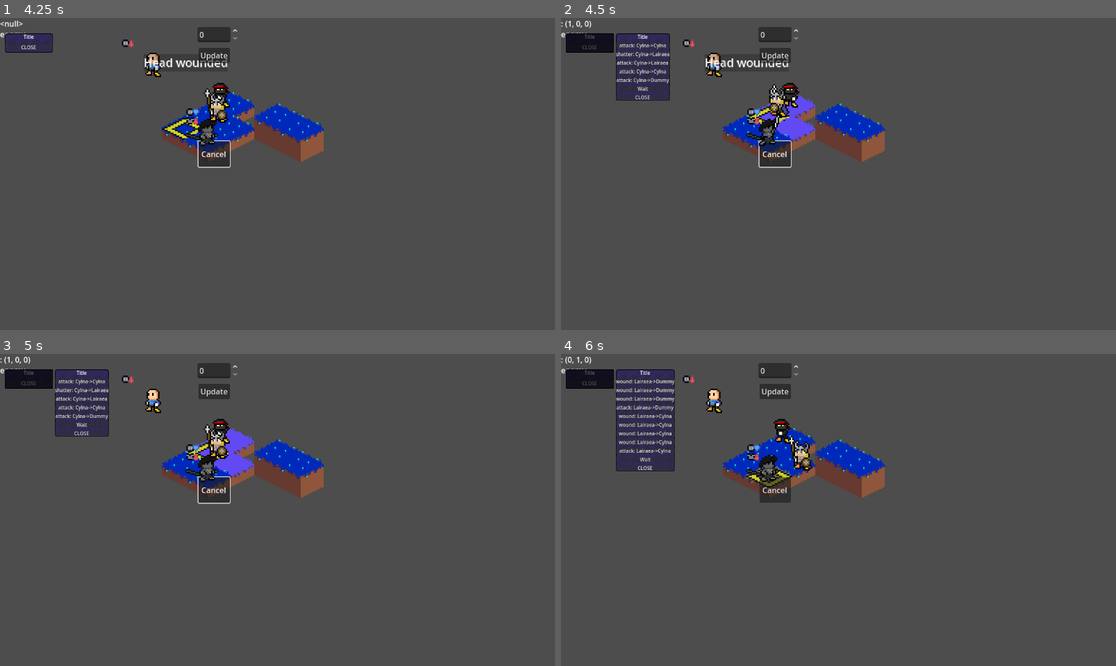
Above: before the commit, frames 1-4 (two rows, left to right).
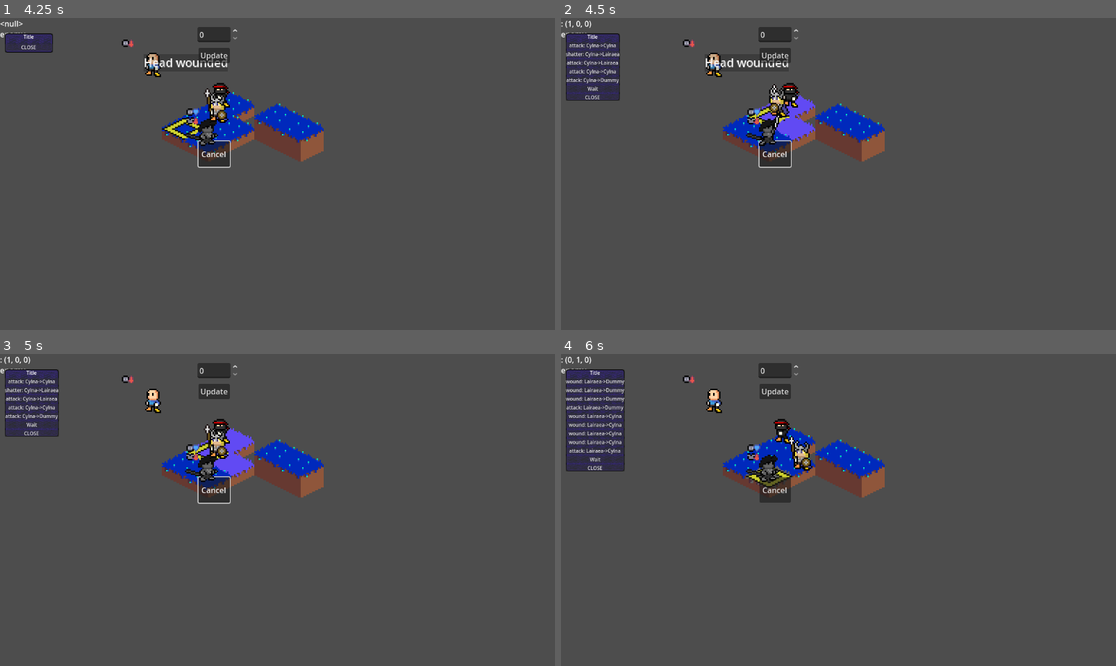
Above: after the commit, the same moments.

Repository: Puffe14/godot-breaker-srpg
Game: Godot game, scene res://main_menu.tscn
Two runs of this game, one before a commit and one after it. Both use one fixed random seed, a clock stepped at 60 frames per second and the inputs below. The project has no main scene, so this scene is started directly.
Inputs (mouse positions are in pixels of both pictures, inside the frame that each line leads up to):
- Up to frame 1 (4.25 s): click "Update" at 0.5 s; click "Update" at 1.25 s; click "Update" at 2 s; click "Cancel" at 2.75 s; move the mouse to (183, 127) at 3.52 s; click (183, 127) at 3.6 s
- Up to frame 2 (4.5 s): move the mouse to (771, 117) at 4.27 s; click (771, 117) at 4.35 s
- Up to frame 3 (5 s): no input
- Up to frame 4 (6 s): click "attack: Cylna->Cylna" at 5 s; tap Enter at 5.75 s; move the mouse to (771, 475) at 5.77 s; click (771, 475) at 5.85 s

Frame 1 is identical in both runs. In frame 2, 3.7% of the frame differs, in the area x 0-20%, y 4-27%; in frame 3, 3.7%; in frame 4, 5.7%, in the area x 0-21%, y 4-38%.

Commit message:
Fixed empty menu and root menu visible problem

Diff:
--- a/nodes/menus/button_menu.tscn
+++ b/nodes/menus/button_menu.tscn
@@ -1,7 +1,7 @@
 [gd_scene load_steps=5 format=3 uid="uid://crdd7l11uuw22"]
 
 [ext_resource type="Texture2D" uid="uid://dip55r228m6to" path="res://resources/images/ui/background-purple.png" id="1_lerbw"]
-[ext_resource type="Script" uid="uid://6ho420hkl0gv" path="res://nodes/menus/button_menu.gd" id="1_rc8qm"]
+[ext_resource type="Script" uid="uid://6ho420hkl0gv" path="res://scripts/ui/button_menu.gd" id="1_rc8qm"]
 
 [sub_resource type="StyleBoxFlat" id="StyleBoxFlat_rc8qm"]
 bg_color = Color(0.19076231, 0.19076234, 0.19076222, 0.4745098)
--- a/nodes/menus/button_option.tscn
+++ b/nodes/menus/button_option.tscn
@@ -1,6 +1,6 @@
 [gd_scene load_steps=2 format=3 uid="uid://u2mbf4a6qepx"]
 
-[ext_resource type="Script" uid="uid://jsqdwlq65u5c" path="res://nodes/menus/button_option.gd" id="1_gu2vx"]
+[ext_resource type="Script" uid="uid://jsqdwlq65u5c" path="res://scripts/ui/button_option.gd" id="1_gu2vx"]
 
 [node name="Button" type="Button"]
 text = "WAAAAAAA"
--- a/nodes/menus/button_menu.gd
+++ b/scripts/ui/button_menu.gd
@@ -8,6 +8,7 @@
 @export var user: Units = null
 var childed = false
 var game: Game = null
+var is_root: bool = true
 signal closed
 
 func _ready() -> void:
@@ -22,10 +23,11 @@
 	new_menu(button.pressed_option())
 
 func new_menu(options: Array) -> void:
-	if options.is_empty():
+	if options.is_empty() or options.all(func f(n): return n == null):
 		close_this_menu()
 	if !childed:
 		var new_button_menu = pre_button_menu.instantiate()
+		new_button_menu.is_root = false
 		new_button_menu.game = game
 		menu_h_container.add_child(new_button_menu)
 		new_button_menu.closed.connect(reopen_parent_menu)
@@ -35,6 +37,9 @@
 		for option in options:
 			var button_option = ButtonOption.new(game, option, user)
 			new_button_menu.button_list_container.add_child(button_option)
+		if is_root:
+			new_button_menu.closed.connect(close_this_menu)
+			$HMenuContainer/MarginContainer.visible = false
 		new_button_menu.connect_buttons()
 
 func close_this_menu():
--- a/scripts/ui/main_gui.gd
+++ b/scripts/ui/main_gui.gd
@@ -110,6 +110,7 @@
 		var menu = pre_button_menu.instantiate()
 		menu.game = game
 		menu.user = game.acting
+
 		menu.new_menu(game.availableActions(game.acting))
 		menu_node.add_child(menu)
 
Renamed: nodes/menus/button_menu.gd.uid -> scripts/ui/button_menu.gd.uid
Renamed: nodes/menus/button_option.gd -> scripts/ui/button_option.gd
Renamed: nodes/menus/button_option.gd.uid -> scripts/ui/button_option.gd.uid
